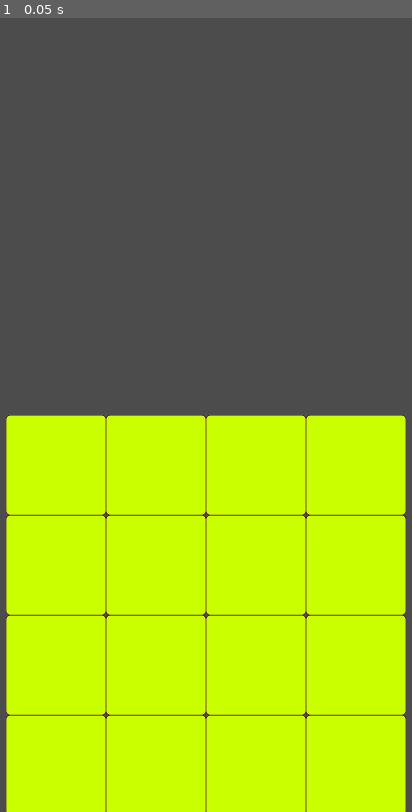
Above: before the commit, frame 1.
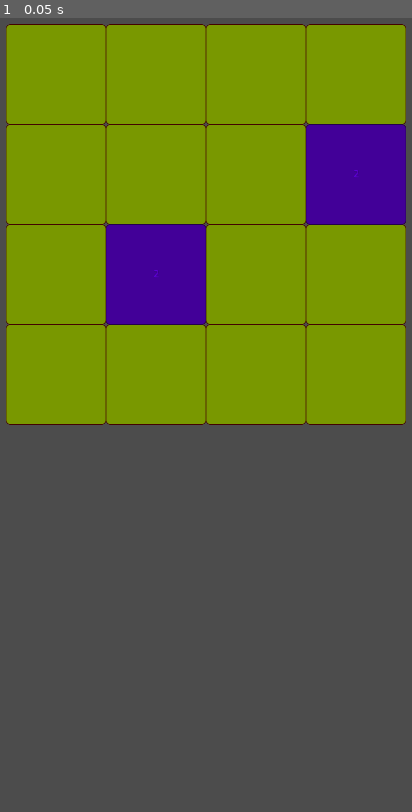
Above: after the commit, the same moment.

Repository: iustin-nita/2048-Godot
Game: Godot game, scene res://src/Main.tscn
Two runs of this game, one before a commit and one after it. Both use one fixed random seed, a clock stepped at 60 frames per second and the inputs below.
Inputs:
- Up to frame 1 (0.05 s): no input

The runs differ from the first frame. In frame 1, 96% of the frame differs, in the area x 1-99%, y 0-100%.

Commit message:
create color theme, generate cells

Diff:
--- a/settings.gd
+++ b/settings.gd
@@ -4,7 +4,7 @@
 	"default": {
 		'background': Color8(0, 0, 0),
 		'0': Color8(203, 255, 0),
-		'2': Color8(204, 0, 255),
+		'2': Color8(111, 0, 255),
 		'4': Color8(255, 0, 110),
 		'8': Color8(0, 255, 102),
 		'16': Color8(204, 0, 255),
--- a/src/Grid.gd
+++ b/src/Grid.gd
@@ -12,16 +12,18 @@
 var height := 4
 var board := []
 var xStart := 32
-var yStart := 900
+var yStart := 400
 var offset := 128
+var firstPiece = true
 
 export var piece: PackedScene = preload("res://src/Piece.tscn")
 
 # Called when the node enters the scene tree for the first time.
 func _ready() -> void:
+	randomize()
 	board = make_2d_array()
 	generateBackground()
-	pass # Replace with function body.
+	generateNewPiece()
 
 
 # Called every frame. 'delta' is the elapsed time since the previous frame.
@@ -75,7 +77,19 @@
 
 func generateNewPiece():
 	if isBlankSpace():
-		pass
+		var piecesMade = 0
+		while piecesMade < 2:
+			print('while')
+			var x = int(floor(rand_range(0, 4)))
+			var y = int(floor(rand_range(0, 4)))
+			if board[x][y] == null:
+				var temp = piece.instance()
+				temp.value = generateStartingNumber()
+				add_child(temp)
+				board[x][y] = temp
+				temp.rect_position = gridToPixel(Vector2(x, y))
+				piecesMade += 1
+				print('temp', temp)
 	else:
 		print("no more room")
 
@@ -84,4 +98,13 @@
 		for j in height:
 			var temp = piece.instance()
 			add_child(temp)
-			temp.position = gridToPixel(Vector2(i,j))
+			temp.rect_position = gridToPixel(Vector2(i,j))
+
+func generateStartingNumber():
+	if firstPiece:
+		firstPiece = false
+		return 2
+	var temp = rand_range(0,100)
+	if temp <= 75:
+		return 2
+	return 4
--- a/src/Piece.gd
+++ b/src/Piece.gd
@@ -1,9 +1,8 @@
-extends Node2D
+extends Button
 
-export var value: int = 0
-export var nextValue: int = 0
+var value: int = 0
+var nextValue: int = 0
 
-onready var button = $Button
 
 # Declare member variables here. Examples:
 # var a: int = 2
@@ -14,23 +13,14 @@
 func _ready() -> void:
 	_setup()
 
+func _setup():
+	modulate = Settings.color_schemes["default"][String(value)]
+	if value > 0:
+		text = String(value)
+	else:
+		text = ""
 
-	pass # Replace with function body.
 
-func _setup():
-	var style = button.get_stylebox("normal")
-#	var poly = Polygon2D.new()
-#	poly.set_polygon(PoolVector2Array([Vector2(0, 0),
-#								  Vector2(0, 128),
-#								  Vector2(128, 128),
-#								  Vector2(128, 0)
-#								]))
-#	poly.color = Settings.color_schemes["default"][String(value)]
-#	add_child(poly)
-	# check value, set up color, change label
-	button.rect_size = Vector2(128, 128)
-	style.bg_color = Settings.color_schemes["default"][String(value)]
-	pass
 # Called every frame. 'delta' is the elapsed time since the previous frame.
 #func _process(delta: float) -> void:
 #	pass
--- a/src/Piece.tscn
+++ b/src/Piece.tscn
@@ -14,17 +14,16 @@
 corner_radius_bottom_right = 5
 corner_radius_bottom_left = 5
 
-[node name="Piece" type="Node2D"]
-script = ExtResource( 2 )
-
-[node name="Button" type="Button" parent="."]
-margin_right = 12.0
-margin_bottom = 20.0
+[node name="Button" type="Button"]
+margin_right = 128.0
+margin_bottom = 128.0
 focus_mode = 0
 mouse_filter = 2
 custom_styles/normal = SubResource( 1 )
-custom_colors/font_color_hover = Color( 0.188235, 0.654902, 0.239216, 1 )
+custom_colors/font_color = Color( 1, 1, 1, 1 )
 enabled_focus_mode = 0
+text = "0"
+script = ExtResource( 2 )
 __meta__ = {
 "_edit_use_anchors_": false
 }
